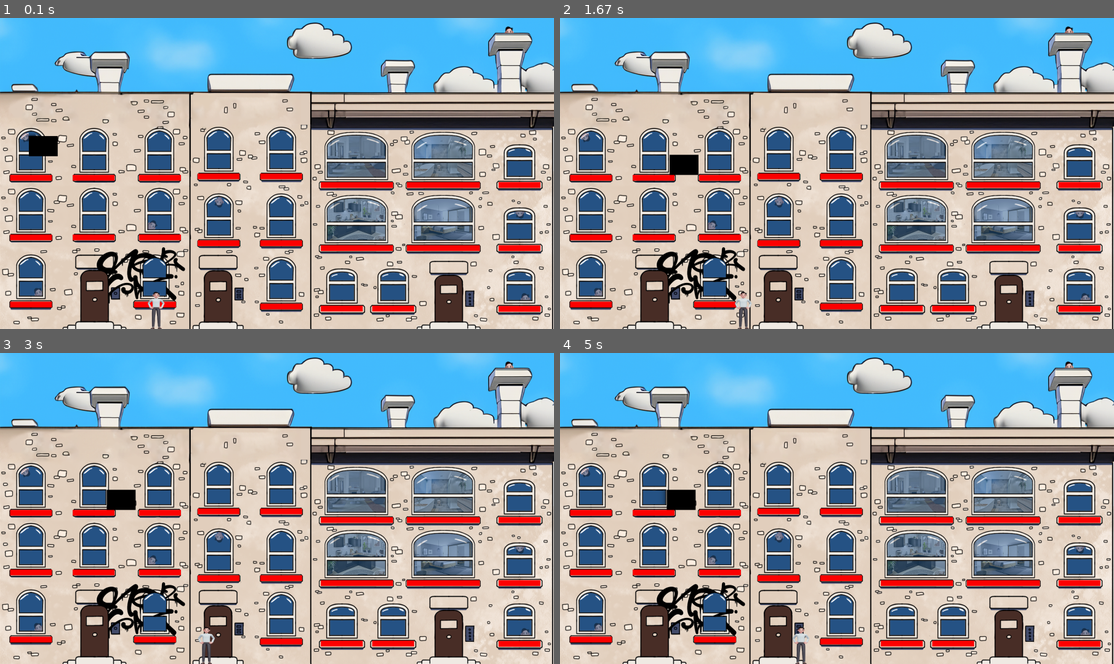
Above: before the commit, frames 1-4 (two rows, left to right).
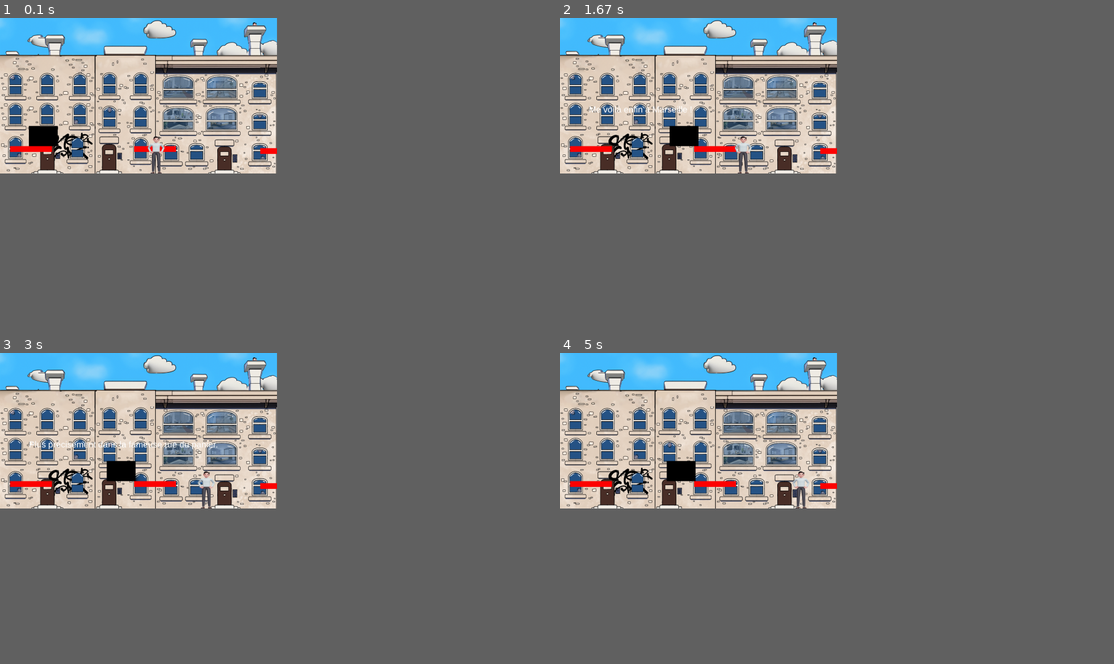
Above: after the commit, the same moments.

Repository: GEThub2807/MiniStudio
Game: pygame game, started from Main_Test.py
Two runs of this game, one before a commit and one after it. Both use one fixed random seed, a clock stepped at 60 frames per second and the inputs below.
Inputs:
- Up to frame 1 (0.1 s): no input
- Up to frame 2 (1.67 s): hold E 0.33-0.8 s; hold Right 0.33-0.8 s; tap Enter at 0.83 s; hold Right 1.17-1.63 s
- Up to frame 3 (3 s): hold Up 1.67-1.97 s; tap E at 1.82 s; hold Right 2-2.47 s; hold Left from 2.5 s (still down)
- Up to frame 4 (5 s): release Left at 3.03 s; hold Shift 3.07-3.37 s; hold Down 3.07-3.37 s; tap E at 3.22, 4.32 s; hold Down 3.4-3.7 s; hold Left 3.73-4.13 s; hold Up 4.17-4.53 s; hold Right from 4.57 s (still down)
The window is 900x506 before the commit and 450x253 after it. Grey fills any space a smaller window leaves; there, only what the larger window draws over its background counts as a difference.

The runs differ from the first frame. In frame 1, 87% of the frame differs, in the area x 0-100%, y 0-100%; in frame 2, 87%; in frame 3, 87%; in frame 4, 87%.

Commit message:
finished integrating dialog. check description
il reste encore a ajuster la visiblilite du texte, ca position (si besoin) et les trigger pour le declenchement (pres du pnj, apres avoir recupere la balle, ect...)

Diff:
--- a/Main Test.py
+++ b/Main_Test.py
@@ -1,9 +1,11 @@
 import pygame
 from pygame.locals import *
+#from ToutCompilerEnUnScript import NPC Dialogue + QCM
+from NPCDialogueQCM import *
 
 # Constantes
-LARGEUR = 1920  # Largeur de la fenêtre du jeu
-HAUTEUR = 1080  # Hauteur de la fenêtre du jeu
+LARGEUR = 1920/2  # Largeur de la fenêtre du jeu
+HAUTEUR = 1080/2  # Hauteur de la fenêtre du jeu
 
 # Constantes JOUEUR
 GRAVITE = 0.5
@@ -16,10 +18,6 @@
 # Constantes PLATEFORME
 PLATEFORME_LARGEUR = 145  # Largeur de la plateforme
 PLATEFORME_HAUTEUR = 20  # Hauteur de la plateforme
-PLATEFORME2_LARGEUR = 145  # Largeur de la plateforme
-PLATEFORME2HAUTEUR = 20  # Hauteur de la plateforme
-PLATEFORME3_LARGEUR = 145  # Largeur de la plateforme
-PLATEFORME3HAUTEUR = 20  # Hauteur de la plateforme
 
 # Points de départ et d'arrivée du PNJ
 PNJ_LARGEUR = 70
@@ -84,32 +82,10 @@
 
 plateformes = []
 
-plateforme_positions = [(35, HAUTEUR - PLATEFORME_HAUTEUR - 75), #1
-                        (465, HAUTEUR - PLATEFORME_HAUTEUR - 75), #2
-                        (902, HAUTEUR - PLATEFORME_HAUTEUR - 68), #3
-                        (1112, HAUTEUR - PLATEFORME_HAUTEUR - 61),#4
-                        (1290, HAUTEUR - PLATEFORME_HAUTEUR - 61),#5
-                        (1728, HAUTEUR - PLATEFORME_HAUTEUR - 60),#6
-                        (1728, HAUTEUR - PLATEFORME_HAUTEUR - 271),#7
-                        (1410, HAUTEUR - PLATEFORME_HAUTEUR - 271),#8
-                        (1518, HAUTEUR - PLATEFORME_HAUTEUR - 271),#8-2
-                        (1217, HAUTEUR - PLATEFORME_HAUTEUR - 271),#9
-                        (1112, HAUTEUR - PLATEFORME_HAUTEUR - 271),#9-2
-                        (902, HAUTEUR - PLATEFORME_HAUTEUR - 288),#10
-                        (685, HAUTEUR - PLATEFORME_HAUTEUR - 288),#11
-                        (482, HAUTEUR - PLATEFORME_HAUTEUR - 308),#12
-                        (252, HAUTEUR - PLATEFORME_HAUTEUR - 308),#13
-                        (35, HAUTEUR - PLATEFORME_HAUTEUR - 308),#14
-                        (35, HAUTEUR - PLATEFORME_HAUTEUR - 515),#15
-                        (252, HAUTEUR - PLATEFORME_HAUTEUR - 515),#16
-                        (482, HAUTEUR - PLATEFORME_HAUTEUR - 515),#17
-                        (685, HAUTEUR - PLATEFORME_HAUTEUR - 520),#18
-                        (902, HAUTEUR - PLATEFORME_HAUTEUR - 520),#19
-                        (1410, HAUTEUR - PLATEFORME_HAUTEUR - 490),#20
-                        (1518, HAUTEUR - PLATEFORME_HAUTEUR - 490),#20-2
-                        (1217, HAUTEUR - PLATEFORME_HAUTEUR - 490),#21
-                        (1112, HAUTEUR - PLATEFORME_HAUTEUR - 490),#21-2
-                        (1728, HAUTEUR - PLATEFORME_HAUTEUR - 490),#22
+plateforme_positions = [(35, HAUTEUR - PLATEFORME_HAUTEUR - 75),
+                        (465, HAUTEUR - PLATEFORME_HAUTEUR - 75),
+                        (902, HAUTEUR - PLATEFORME_HAUTEUR - 68),
+                        (1110, HAUTEUR - PLATEFORME_HAUTEUR - 73),
                         # Ajoutez autant de positions de plateformes que vous le souhaitez
                         ]
 
@@ -204,10 +180,44 @@
             return True
         return False
 
-# Boucle principale du jeu
+# Creates the text box into an image then includes it into the scene
+def displayTextPrint(text, font, textColor, x, y, fenetre):
+    img = font.render(text, True, textColor)
+    fenetre.blit(img, (x, y))
+
+# Quelques variables
 running = True
 clock = pygame.time.Clock()
+afficherTexte = False
+afficherQCM = False
+count = -1
+playIntro = True
+playEnfant = False
+choixEnfant = False
+textColor = (255, 255, 255)
+textColorSelected = (17, 255, 0)
+
+# QCM specific
+run = True
+spacing = 30
+selection = 1
+
+# Boucle principale du jeu
 while running:
+    # Afficher le fond à l'arrière-plan
+    fenetre.blit(fond, (0, 0))
+
+    # Display dialog partie trigger
+    if afficherTexte == True:
+        displayTextPrint(currentText[count], textFont, textColor, pos_intro_x, pos_intro_y, fenetre)
+
+    if afficherQCM == True:
+        # Selected
+        displayTextPrint(enfantChoix[selection], textFont, textColorSelected, pos_intro_x, pos_intro_y + selection*spacing, fenetre)
+        # Display QCM
+        for x in range(arrayLength):
+            displayTextPrint(enfantChoix[x], textFont, textColor, pos_intro_x, pos_intro_y + x*spacing, fenetre)
+
     for event in pygame.event.get():
         if event.type == QUIT:
             running = False
@@ -226,6 +236,89 @@
                     is_running = True
             elif event.key == K_ESCAPE:
                 running = False
+
+            # There has to be a better way than this, but i cant figure it out so this is fine
+            # Dialogue intro
+            elif event.key == interactKey and len(Introduction) != count and playIntro == True:
+                currentText = Introduction
+                count += 1
+                afficherTexte = True
+                pygame.display.flip()
+
+                # If the list has reached its end, exit the function and play the next one
+                if len(Introduction) == count:
+                    afficherTexte = False
+                    count = -1
+                    playIntro = False
+                    playEnfant = True
+
+            # Dialogue intro question enfant (copy paste)
+            elif event.key == interactKey and len(enfantIntro) != count and playEnfant == True:
+                currentText = enfantIntro
+                count += 1
+                afficherTexte = True
+                pygame.display.flip()
+
+                if len(Introduction) == count and choixEnfant == False:
+                    afficherTexte = False
+                    count = -1
+                    playEnfant = False
+                    choixEnfant = True
+
+                if choixEnfant == True:
+                    count = count + 1
+                    arrayLength = len(enfantChoix)
+                    afficherQCM = True
+                    count = -1
+                    playQCM = True
+
+            # Selection
+            elif event.key == pygame.K_UP and selection > 1 and choixEnfant == True: # Up
+                selection = selection - 1
+
+            elif event.key == pygame.K_DOWN and selection < (len(enfantChoix)-1) and choixEnfant == True: # Down
+                selection = selection + 1
+
+            # Choix
+            elif event.key == interactKey and len(enfantChoixOui) != count and playQCM == True:
+                afficherQCM = False
+                choixEnfant = False
+
+                if selection == enfantChoixReponse:
+                    currentText = enfantChoixOui
+                else:
+                    currentText = enfantChoixNon
+
+                count = count + 1
+                afficherTexte = True
+                pygame.display.flip()
+
+                if len(enfantChoixOui) == count and currentText == enfantChoixOui:
+                    playQCM = False
+                    afficherTexte = False
+                    count = -1
+                    enfantSuccesDialogue = True
+
+                if len(enfantChoixNon) == count and currentText == enfantChoixNon:
+                    playQCM = False
+                    afficherQCM = False
+                    afficherTexte = False
+                    count = -1
+                    playEnfant = True
+                    selection = 1
+
+            elif event.key == interactKey and len(Introduction) != count and enfantSuccesDialogue == True:
+                currentText = enfantSucces
+                count += 1
+                afficherTexte = True
+                pygame.display.flip()
+
+                # If the list has reached its end, exit the function and play the next one
+                if len(Introduction) == count:
+                    afficherTexte = False
+                    count = -1
+                    enfantSuccesDialogue = False
+
         elif event.type == KEYUP:
             if event.key == K_LEFT and vitesse_x < 0:
                 vitesse_x = 0
@@ -239,6 +332,7 @@
                 nombre_sauts = 0
             elif event.key == K_DOWN and PlateformCollision(pygame.Rect(x,y,PLATEFORME_LARGEUR,PLATEFORME_HAUTEUR), pygame.Rect(position_x,position_y,PERSONNAGE_LARGEUR,PERSONNAGE_HAUTEUR)):
                 position_y = y + PLATEFORME_HAUTEUR  # Descendre du collider
+
     # Déplacer le personnage
     deplacer_personnage()
 
@@ -255,12 +349,9 @@
     personnage_rect = pygame.Rect(position_x, position_y, PERSONNAGE_LARGEUR, PERSONNAGE_HAUTEUR)
     pnj_rect = pygame.Rect(pnj_x, pnj_y, PNJ_LARGEUR, PNJ_HAUTEUR)
 
-    # Afficher le fond à l'arrière-plan
-    fenetre.blit(fond, (0, 0))
-
     # Afficher le personnage à sa position actuelle
     fenetre.blit(personnage, (position_x, position_y))
-    pygame.draw.rect(fenetre, (0, 0, 0), personnage_rect)
+    pygame.draw.rect(fenetre, (0, 0, 0), personnage_rect) #Draws a rectangle instead so delete that
     for plateforme in plateformes:
         pygame.draw.rect(fenetre, COLOR, plateforme.rect)
         if PlateformCollision(plateforme.rect, personnage_rect):
--- /dev/null
+++ b/NPCDialogueQCM.py
@@ -0,0 +1,114 @@
+import pygame
+from pygame.locals import *
+
+# Initialisation de Pygame
+pygame.init()
+
+# Constants and initial variables
+#SCREEN_WIDTH = 1920/2
+#SCREEN_HEIGHT = 1080/2
+#screen = pygame.display.set_mode((SCREEN_WIDTH, SCREEN_HEIGHT))
+interactKey = pygame.K_e
+pos_intro_x = 100
+pos_intro_y = 300
+
+# Font
+textFont = pygame.font.SysFont("Arial", 30)
+# can replace "Arial" with None. And can pass additional flags like (, bold = true)
+# can replace SysFont with Font to use downloaded fonts
+
+# This is where the text is stored
+Introduction = ["Me voilà enfin à Marseille !",
+                "Plus précisement dans la fameuse rue du panier.",
+                "C'est une rue très jolie de par ses graffitis et son ambiance."]
+enfantIntro = ["Hey !",
+        "Excuse moi de te déranger, j'ai perché ma balle de foot sur les toits de la rue...",
+        "Tu pourrai aller la chercher pour moi ?"]
+enfantChoix = ["Choix:", "Oui", "Non"]
+enfantChoixReponse = 1
+enfantChoixOui = ["Génial merci beaucoup !",
+                "Utilise les déroulants éléctriques et les blacons pour te hisser sur les toits",
+                "Attention, il faut être en rythme!"]
+enfantChoixNon = ["Dommage, à la prochaine !"]
+enfantSucces = ["Waw ! Merci beaucoup !",
+                "Tiens, pour te remercier de m'avoir aidé.",
+                "(collectible +1)"]
+
+
+''' old code, delete this
+
+# Fills the screen gray (prob delete)
+#fill = (140, 140, 140)
+#screen.fill(fill)
+#pygame.display.flip()
+
+def NPCDialog(count, dialogList, interactKey):
+
+    run = True
+    while run:
+        for event in pygame.event.get():
+                    # Exits the game when clicking the X
+                    if event.type == pygame.QUIT:
+                        run = False
+                    # Displays the text
+                    if event.type == pygame.KEYDOWN:
+                        pressed = pygame.key.get_pressed()
+                        if pressed[interactKey]:
+                            count += 1
+                            displayTextPrint(dialogList[count], textFont, (0, 0, 0), SCREEN_WIDTH/4, SCREEN_HEIGHT/4) # Display the text
+                            pygame.display.flip()
+
+                            # If the list has reached its end, exit the function
+                            if len(dialogList) == count + 1:
+                                run = False
+def Select(arrayLength, dialogList, spacing, diffSelect):
+    screen.fill(fill) # Clears the screen
+
+    # Display the text
+    for x in range(arrayLength):
+        displayTextPrint(dialogList[x], textFont, (0, 0, 0), SCREEN_WIDTH/4, SCREEN_HEIGHT/4 + x*spacing)
+
+    # Displays selected text in a different color
+    displayTextPrint(dialogList[diffSelect], textFont, (147, 0, 191), SCREEN_WIDTH/4, SCREEN_HEIGHT/4 + (diffSelect)*spacing)
+
+    # Refreshes the screen
+    pygame.display.flip()
+
+
+def NPCQCM(count, dialogList, interactKey, qcmBonneReponse):
+    run = True
+    spacing = 50
+    selection = 1
+
+    while run:
+        for event in pygame.event.get():
+            # Exits the game when clicking the X
+            if event.type == pygame.QUIT:
+                run = False
+            # Displays the text
+            if event.type == pygame.KEYDOWN:
+                pressed = pygame.key.get_pressed()
+                if pressed[interactKey]:
+                    count += 1
+                    screen.fill(fill) # Clears the screen
+
+                    # Display the text
+                    arrayLength = len(dialogList)
+                    for x in range(arrayLength):
+                        displayTextPrint(dialogList[x], textFont, (0, 0, 0), SCREEN_WIDTH/4, SCREEN_HEIGHT/4 + x*spacing)
+                    # Initial selected
+                    displayTextPrint(dialogList[1], textFont, (147, 0, 191), SCREEN_WIDTH/4, SCREEN_HEIGHT/4 + spacing)
+
+                    if count == 1:
+                        screen.fill(fill) # Clears the screen
+                        if selection == qcmBonneReponse:
+                            displayTextPrint("Correct!", textFont, (0, 0, 0), SCREEN_WIDTH/4, SCREEN_HEIGHT/4 + spacing)
+                        else:
+                            displayTextPrint("Faux!", textFont, (0, 0, 0), SCREEN_WIDTH/4, SCREEN_HEIGHT/4 + spacing)
+
+                    # Exit
+                    if count == 2:
+                        run = False
+
+                    pygame.display.flip() # Refresh
+'''
